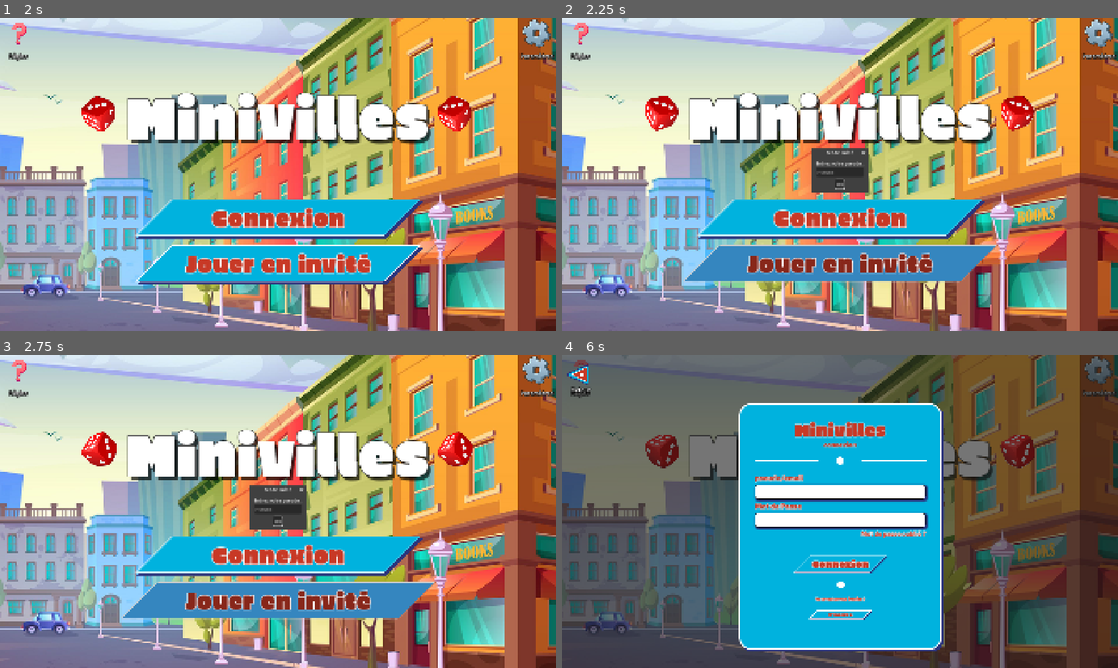
Above: before the commit, frames 1-4 (two rows, left to right).
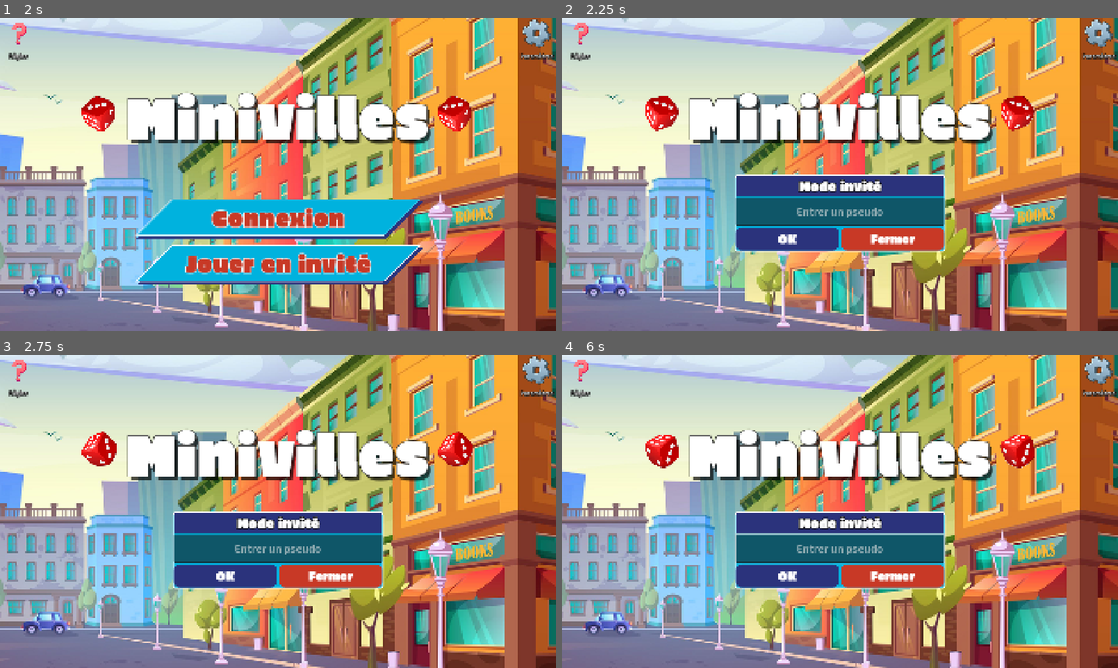
Above: after the commit, the same moments.

Repository: NyHaja/Minivilles
Game: Godot game, scene res://scene/Ecran principale/accueil.tscn
Same seed, same stepped clock (60 frames per second), same inputs: the game is played once before the commit and once after it.
Inputs (mouse positions are in pixels of both pictures, inside the frame that each line leads up to):
- Up to frame 1 (2 s): click (16, 33) at 0.5 s; click (16, 33) at 1.25 s
- Up to frame 2 (2.25 s): click "Jouer en invité" at 2 s
- Up to frame 3 (2.75 s): no input
- Up to frame 4 (6 s): click (890, 577) at 2.75 s, where only the run after the commit has a clickable "Fermer"; click "Jouer en invité" at 3.5 s; click "OK" at 4.25 s; click (789, 577) at 5 s, where only the run after the commit has a clickable "OK"; click (840, 555) at 5.75 s, where only the run before the commit has a clickable "Connexion"

Frame 1 is identical in both runs. In frame 2, 16% of the frame differs, in the area x 21-79%, y 41-85%; in frame 3, 16%; in frame 4, 99%, in the area x 0-100%, y 0-100%.

Commit message:
Optimisation des popup pour le mode guest

Diff:
--- /dev/null
+++ b/mini-ville/Guest/CreateGuest.tscn
@@ -0,0 +1,36 @@
+[gd_scene format=3 uid="uid://slhalrsmfbkr"]
+
+[ext_resource type="Script" uid="uid://5pa2db5yqfh" path="res://Guest/guest_handler.gd" id="1_uh1xs"]
+
+[node name="CreateGuest" type="Control" unique_id=1509636319]
+layout_mode = 3
+anchors_preset = 15
+anchor_right = 1.0
+anchor_bottom = 1.0
+grow_horizontal = 2
+grow_vertical = 2
+script = ExtResource("1_uh1xs")
+
+[node name="HBoxContainer" type="HBoxContainer" parent="." unique_id=833204464]
+layout_mode = 1
+anchors_preset = 8
+anchor_left = 0.5
+anchor_top = 0.5
+anchor_right = 0.5
+anchor_bottom = 0.5
+offset_left = -208.0
+offset_top = -44.0
+offset_right = 208.0
+offset_bottom = 44.0
+grow_horizontal = 2
+grow_vertical = 2
+
+[node name="Button" type="Button" parent="HBoxContainer" unique_id=1942461313]
+layout_mode = 2
+size_flags_horizontal = 3
+text = "Mode Invité"
+
+[node name="Button2" type="Button" parent="HBoxContainer" unique_id=1090885007]
+layout_mode = 2
+size_flags_horizontal = 3
+text = "Rejoindre un lobby"
--- a/mini-ville/scene/Ecran principale/accueil.tscn
+++ b/mini-ville/scene/Ecran principale/accueil.tscn
@@ -13,6 +13,70 @@
 [ext_resource type="LabelSettings" uid="uid://ch3eob5twgr5n" path="res://assets/Themebtn/miniville.tres" id="10_obucf"]
 [ext_resource type="StyleBox" uid="uid://dyofc8inyhga3" path="res://assets/Themebtn/butonstyle.tres" id="11_yajmk"]
 [ext_resource type="StyleBox" uid="uid://dp1n54e7xh6d1" path="res://assets/Themebtn/butonstylePress.tres" id="12_7ojl2"]
+[ext_resource type="FontFile" uid="uid://4nekeyacigrd" path="res://assets/Fonts/Exo_2/static/Exo2-Bold.ttf" id="14_7wb5l"]
+
+[sub_resource type="StyleBoxFlat" id="StyleBoxFlat_konqy"]
+bg_color = Color(0, 0.69803923, 0.87058824, 1)
+border_width_left = 5
+border_width_top = 5
+border_width_right = 5
+border_width_bottom = 5
+border_color = Color(1, 1, 1, 1)
+corner_radius_top_left = 10
+corner_radius_top_right = 10
+corner_radius_bottom_right = 10
+corner_radius_bottom_left = 10
+
+[sub_resource type="StyleBoxFlat" id="StyleBoxFlat_1v8hh"]
+bg_color = Color(0.16862746, 0.2, 0.4862745, 1)
+
+[sub_resource type="LabelSettings" id="LabelSettings_1ivin"]
+font = ExtResource("5_g5uih")
+font_size = 45
+outline_size = 14
+outline_color = Color(0, 0, 0, 1)
+
+[sub_resource type="StyleBoxFlat" id="StyleBoxFlat_irlvi"]
+bg_color = Color(0.16862746, 0.2, 0.4862745, 1)
+corner_radius_top_left = 20
+corner_radius_top_right = 20
+corner_radius_bottom_right = 20
+corner_radius_bottom_left = 20
+
+[sub_resource type="StyleBoxFlat" id="StyleBoxFlat_7wb5l"]
+bg_color = Color(0.13540536, 0.16196516, 0.40768754, 1)
+corner_radius_top_left = 20
+corner_radius_top_right = 20
+corner_radius_bottom_right = 20
+corner_radius_bottom_left = 20
+
+[sub_resource type="StyleBoxFlat" id="StyleBoxFlat_1ivin"]
+bg_color = Color(0.15686275, 0.18431373, 0.45882353, 0.6901961)
+corner_radius_top_left = 20
+corner_radius_top_right = 20
+corner_radius_bottom_right = 20
+corner_radius_bottom_left = 20
+
+[sub_resource type="StyleBoxFlat" id="StyleBoxFlat_4opt7"]
+bg_color = Color(0.78431374, 0.22352941, 0.14901961, 1)
+corner_radius_top_left = 20
+corner_radius_top_right = 20
+corner_radius_bottom_right = 20
+corner_radius_bottom_left = 20
+
+[sub_resource type="StyleBoxFlat" id="StyleBoxFlat_dxq1t"]
+bg_color = Color(0.56386924, 0.14323309, 0.08799555, 1)
+corner_radius_top_left = 20
+corner_radius_top_right = 20
+corner_radius_bottom_right = 20
+corner_radius_bottom_left = 20
+
+[sub_resource type="StyleBoxFlat" id="StyleBoxFlat_bidj0"]
+bg_color = Color(0.5647059, 0.14509805, 0.08627451, 0.9137255)
+corner_radius_top_left = 20
+corner_radius_top_right = 20
+corner_radius_bottom_right = 20
+corner_radius_bottom_left = 20
 
 [node name="Accueil" type="Control" unique_id=1580754874]
 layout_mode = 3
@@ -178,5 +242,73 @@
 theme_override_styles/hover = ExtResource("12_7ojl2")
 text = "Jouer en invité"
 
+[node name="PanelPseudoGuest" type="PanelContainer" parent="." unique_id=1494165082]
+visible = false
+layout_mode = 1
+anchors_preset = 8
+anchor_left = 0.5
+anchor_top = 0.5
+anchor_right = 0.5
+anchor_bottom = 0.5
+offset_left = -364.0
+offset_top = 1.0
+offset_right = 364.5
+offset_bottom = 267.0
+grow_horizontal = 2
+grow_vertical = 2
+theme_override_styles/panel = SubResource("StyleBoxFlat_konqy")
+
+[node name="VBoxContainer" type="VBoxContainer" parent="PanelPseudoGuest" unique_id=461718215]
+layout_mode = 2
+
+[node name="Label" type="Label" parent="PanelPseudoGuest/VBoxContainer" unique_id=1438151023]
+layout_mode = 2
+size_flags_vertical = 0
+theme_override_styles/normal = SubResource("StyleBoxFlat_1v8hh")
+text = "Mode invité"
+label_settings = SubResource("LabelSettings_1ivin")
+horizontal_alignment = 1
+vertical_alignment = 1
+
+[node name="LineEdit" type="LineEdit" parent="PanelPseudoGuest/VBoxContainer" unique_id=253830522]
+custom_minimum_size = Vector2(0, 100)
+layout_mode = 2
+theme_override_colors/font_color = Color(1, 1, 1, 1)
+theme_override_fonts/font = ExtResource("14_7wb5l")
+theme_override_font_sizes/font_size = 37
+placeholder_text = "Entrer un pseudo"
+alignment = 1
+
+[node name="HBoxContainer" type="HBoxContainer" parent="PanelPseudoGuest/VBoxContainer" unique_id=199255746]
+layout_mode = 2
+theme_override_constants/separation = 10
+
+[node name="BtnOk" type="Button" parent="PanelPseudoGuest/VBoxContainer/HBoxContainer" unique_id=342142513]
+custom_minimum_size = Vector2(0, 80)
+layout_mode = 2
+size_flags_horizontal = 3
+mouse_default_cursor_shape = 2
+theme_override_colors/font_color = Color(1, 1, 1, 1)
+theme_override_fonts/font = ExtResource("5_g5uih")
+theme_override_font_sizes/font_size = 40
+theme_override_styles/normal = SubResource("StyleBoxFlat_irlvi")
+theme_override_styles/pressed = SubResource("StyleBoxFlat_7wb5l")
+theme_override_styles/hover = SubResource("StyleBoxFlat_1ivin")
+text = "OK"
+
+[node name="BtnFermer" type="Button" parent="PanelPseudoGuest/VBoxContainer/HBoxContainer" unique_id=343008050]
+layout_mode = 2
+size_flags_horizontal = 3
+mouse_default_cursor_shape = 2
+theme_override_colors/font_color = Color(1, 1, 1, 1)
+theme_override_fonts/font = ExtResource("5_g5uih")
+theme_override_font_sizes/font_size = 40
+theme_override_styles/normal = SubResource("StyleBoxFlat_4opt7")
+theme_override_styles/pressed = SubResource("StyleBoxFlat_dxq1t")
+theme_override_styles/hover = SubResource("StyleBoxFlat_bidj0")
+text = "Fermer"
+
 [connection signal="button_down" from="gameMode/loginbtn" to="." method="affiche_popup_login"]
 [connection signal="button_down" from="gameMode/guestbtn" to="." method="guest_mode"]
+[connection signal="pressed" from="PanelPseudoGuest/VBoxContainer/HBoxContainer/BtnOk" to="." method="_on_guest_ok_pressed"]
+[connection signal="pressed" from="PanelPseudoGuest/VBoxContainer/HBoxContainer/BtnFermer" to="." method="_on_guest_fermer_pressed"]
--- a/mini-ville/scene/Multijoueur/choix_game.tscn
+++ b/mini-ville/scene/Multijoueur/choix_game.tscn
@@ -17,11 +17,15 @@
 
 [sub_resource type="StyleBoxFlat" id="StyleBoxFlat_ap4bs"]
 bg_color = Color(0.6052743, 0.6052743, 0.6052743, 1)
+corner_radius_top_left = 30
+corner_radius_top_right = 30
 corner_radius_bottom_right = 30
 corner_radius_bottom_left = 30
 
 [sub_resource type="StyleBoxFlat" id="StyleBoxFlat_mgvv6"]
 bg_color = Color(0.78431374, 0.22352941, 0.14901961, 1)
+corner_radius_top_left = 30
+corner_radius_top_right = 30
 
 [sub_resource type="LabelSettings" id="LabelSettings_jp5mq"]
 font = ExtResource("14_dqbsl")
@@ -41,8 +45,55 @@
 corner_radius_bottom_right = 30
 corner_radius_bottom_left = 30
 
+[sub_resource type="StyleBoxFlat" id="StyleBoxFlat_dqbsl"]
+bg_color = Color(0, 0.5165412, 0.6475019, 1)
+border_width_left = 2
+border_width_top = 2
+border_width_right = 2
+border_width_bottom = 2
+border_color = Color(1, 1, 1, 1)
+corner_radius_top_left = 30
+corner_radius_top_right = 30
+corner_radius_bottom_right = 30
+corner_radius_bottom_left = 30
+
+[sub_resource type="StyleBoxFlat" id="StyleBoxFlat_jp5mq"]
+bg_color = Color(2.1658839e-06, 0.46009016, 0.578116, 1)
+border_width_left = 4
+border_width_top = 4
+border_width_right = 4
+border_width_bottom = 4
+border_color = Color(1, 1, 1, 1)
+corner_radius_top_left = 30
+corner_radius_top_right = 30
+corner_radius_bottom_right = 30
+corner_radius_bottom_left = 30
+
 [sub_resource type="StyleBoxFlat" id="StyleBoxFlat_f4okt"]
 bg_color = Color(0.78431374, 0.22352941, 0.14901961, 1)
+border_width_left = 4
+border_width_top = 4
+border_width_right = 4
+border_width_bottom = 4
+corner_radius_top_left = 30
+corner_radius_top_right = 30
+corner_radius_bottom_right = 30
+corner_radius_bottom_left = 30
+
+[sub_resource type="StyleBoxFlat" id="StyleBoxFlat_0qnol"]
+bg_color = Color(0.8454401, 0.2532929, 0.1737104, 1)
+border_width_left = 2
+border_width_top = 2
+border_width_right = 2
+border_width_bottom = 2
+border_color = Color(1, 1, 1, 1)
+corner_radius_top_left = 30
+corner_radius_top_right = 30
+corner_radius_bottom_right = 30
+corner_radius_bottom_left = 30
+
+[sub_resource type="StyleBoxFlat" id="StyleBoxFlat_t06b3"]
+bg_color = Color(0.7287041, 0.20073491, 0.13098767, 1)
 border_width_left = 4
 border_width_top = 4
 border_width_right = 4
@@ -227,9 +278,9 @@
 anchor_right = 0.5
 anchor_bottom = 0.5
 offset_left = -425.0
-offset_top = 29.5
-offset_right = 421.5
-offset_bottom = 330.5
+offset_top = 25.5
+offset_right = 433.0
+offset_bottom = 326.5
 grow_horizontal = 2
 grow_vertical = 2
 theme_override_styles/panel = SubResource("StyleBoxFlat_ap4bs")
@@ -256,17 +307,23 @@
 layout_mode = 2
 size_flags_horizontal = 3
 theme_override_colors/font_color = Color(1, 1, 1, 1)
+theme_override_colors/font_pressed_color = Color(0.8132577, 0.8132577, 0.81325763, 1)
 theme_override_fonts/font = ExtResource("14_dqbsl")
 theme_override_font_sizes/font_size = 50
 theme_override_styles/normal = SubResource("StyleBoxFlat_06vsb")
+theme_override_styles/pressed = SubResource("StyleBoxFlat_dqbsl")
+theme_override_styles/hover = SubResource("StyleBoxFlat_jp5mq")
 text = "Se Connecter"
 
 [node name="BtnFermer" type="Button" parent="PanelConnexionRequise/VBoxContainer/HBoxContainer" unique_id=1980009726]
 layout_mode = 2
 size_flags_horizontal = 3
+theme_override_colors/font_color = Color(0.8745098, 0.8745098, 0.8745098, 1)
 theme_override_fonts/font = ExtResource("14_dqbsl")
 theme_override_font_sizes/font_size = 45
 theme_override_styles/normal = SubResource("StyleBoxFlat_f4okt")
+theme_override_styles/pressed = SubResource("StyleBoxFlat_0qnol")
+theme_override_styles/hover = SubResource("StyleBoxFlat_t06b3")
 text = "Fermer"
 
 [connection signal="pressed" from="HBoxContainer2/VBoxContainer/BtnParametres" to="." method="affiche_parametre"]
--- a/mini-ville/script/scene/Ecran principal/accueil.gd
+++ b/mini-ville/script/scene/Ecran principal/accueil.gd
@@ -14,6 +14,8 @@
 #Mode as Guest
 var asGuest = preload("res://scene/Ecran principale/guest_screen.tscn")
 
+@onready var popup_guest = $PanelPseudoGuest
+
 # Called when the node enters the scene tree for the first time.
 func _ready() -> void:
 	NetworkManager.lancer_connexion_reseau()
@@ -28,11 +30,13 @@
 	popup_setting.hide()
 	popup_rule.hide()
 	popup_login.hide()
+	popup_guest.hide()
 
 	popup_login.on_back.connect(_on_popup_back)
 	popup_rule.on_back.connect(_on_popup_back)
 	popup_setting.on_back.connect(_on_popup_back)
 
+	# Connecte tous les boutons
 	$Header/header/rulebtn/TextureButton.pressed.connect(affiche_popup_rule)
 	$gameMode/loginbtn.pressed.connect(affiche_popup_login)
 	$Header/header/settingbtn/TextureButton.pressed.connect(affiche_parametre)
@@ -45,11 +49,13 @@
 func affiche_popup_rule():
 	SoundManager.play_click()
 	$gameMode.hide()
+	$PanelPseudoGuest.hide()
 	popup_rule.show()
 
 func affiche_parametre():
 	SoundManager.play_click()
 	$gameMode.hide()
+	$PanelPseudoGuest.hide()
 	popup_setting.show()
 
 
@@ -66,36 +72,22 @@
 func guest_mode() -> void:
 	SoundManager.play_click()
 	#get_tree().change_scene_to_packed(asGuest)
-	_afficher_popup_nickname()
+	$gameMode.hide()
+	#popup_guest.get_node("LineEdit").text = ""  # vide le champ
+	popup_guest.show()
 
-func _afficher_popup_nickname():
-# Popup simple avec un champ texte pour le pseudo
-	var dialog = AcceptDialog.new()
-	dialog.title = "Mode invité"
+func _on_guest_ok_pressed():
+	var nickname = $PanelPseudoGuest/VBoxContainer/LineEdit.text.strip_edges()
+	if nickname == "":
+		return  # ignore si vide
+	$gameMode.hide()
+	GuestHandler.creer_guest(nickname)
+	popup_guest.queue_free()
 
-	var vbox = VBoxContainer.new()
-	var label = Label.new()
-	label.text = "Entrez votre pseudo :"
-	var input = LineEdit.new()
-	input.placeholder_text = "Pseudo"
-	input.max_length = 20
 
-	vbox.add_child(label)
-	vbox.add_child(input)
-	dialog.add_child(vbox)
-
-	add_child(dialog)
-	dialog.popup_centered()
-
-	dialog.confirmed.connect(func():
-		var nickname = input.text.strip_edges()
-		if nickname == "":
-			return
-		$gameMode.hide()
-		GuestHandler.creer_guest(nickname)
-		dialog.queue_free()
-	)
-	dialog.canceled.connect(func(): dialog.queue_free())
+func _on_guest_fermer_pressed():
+	popup_guest.hide()
+	$gameMode.show()
 
 func _on_popup_back():
 	$gameMode.show()
--- a/mini-ville/script/scene/Multijoueur/choix_lobby.gd
+++ b/mini-ville/script/scene/Multijoueur/choix_lobby.gd
@@ -5,6 +5,8 @@
 
 var pop_login_scene = preload("res://scene/popup/popup_login.tscn")
 var popup_login
+
+@onready var connexion_requise = $PanelConnexionRequise
 
 func _ready():
 	# print("[choix_lobby] _ready() appelé depuis : ", get_stack())
@@ -20,6 +22,7 @@
 	add_child(popup_setting)
 	popup_setting.hide()
 	popup_login.hide()
+	connexion_requise.hide()
 
 func affiche_parametre():
 	SoundManager.play_click()
